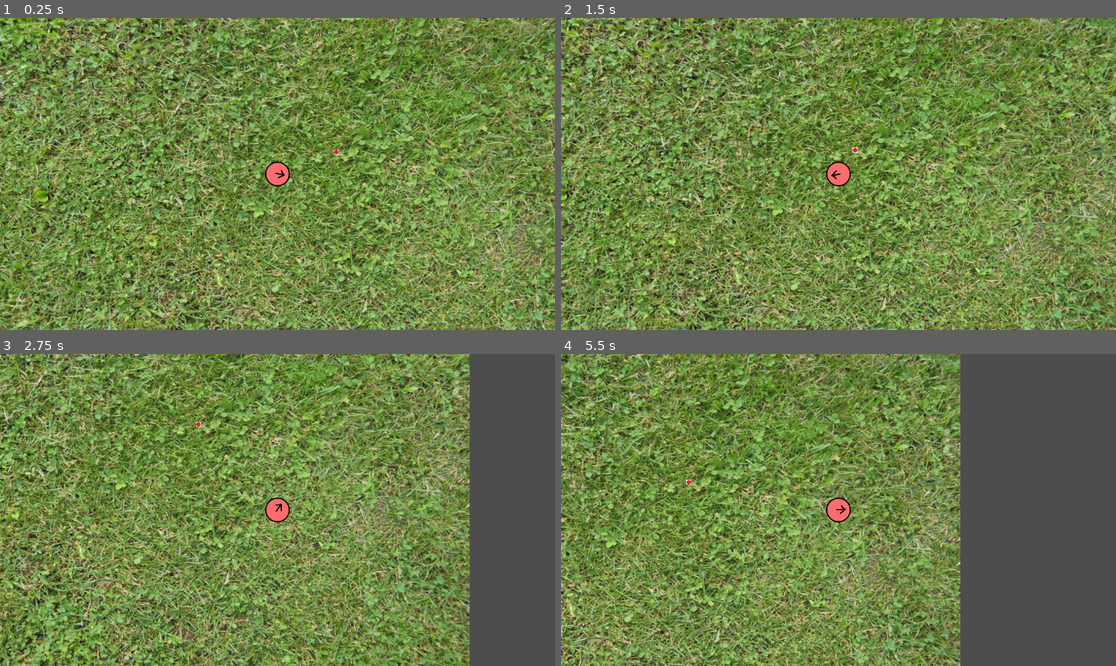
Above: before the commit, frames 1-4 (two rows, left to right).
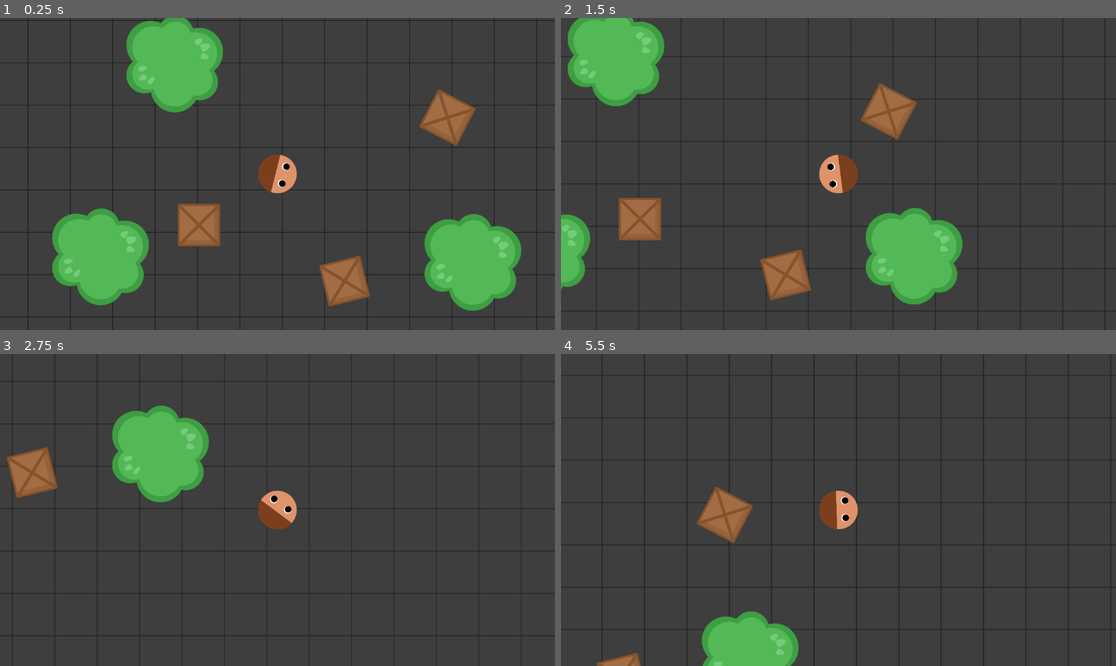
Above: after the commit, the same moments.

Repository: RafalCalinski/NapoliJuve
Game: Godot game, scene res://Scenes/main_world.tscn
Same seed, same stepped clock (60 frames per second), same inputs: the game is played once before the commit and once after it.
Inputs (mouse positions are in pixels of both pictures, inside the frame that each line leads up to):
- Up to frame 1 (0.25 s): no input
- Up to frame 2 (1.5 s): tap Enter at 0.5 s; move the mouse to (960, 158) at 0.52 s; hold D (Right) 0.53-1.28 s; click (960, 158) at 0.6 s; move the mouse to (727, 189) at 1.27 s; hold S (Down) from 1.28 s (still down); click (727, 189) at 1.35 s
- Up to frame 3 (2.75 s): move the mouse to (333, 441) at 2.02 s; release S (Down) at 2.03 s; hold D (Right) from 2.03 s (still down); click (333, 441) at 2.1 s
- Up to frame 4 (5.5 s): move the mouse to (810, 572) at 2.77 s; release D (Right) at 2.78 s; hold W (Up) 2.78-3.53 s; click (810, 572) at 2.85 s; move the mouse to (1005, 556) at 3.52 s; hold A (Left) 3.53-5.03 s; click (1005, 556) at 3.6 s; move the mouse to (672, 463) at 4.27 s; click (672, 463) at 4.35 s; move the mouse to (866, 510) at 5.02 s; hold S (Down) from 5.03 s (still down); click (866, 510) at 5.1 s

The runs differ from the first frame. In frame 1, 99% of the frame differs, in the area x 0-100%, y 0-100%; in frame 2, 99%; in frame 3, 84%; in frame 4, 72%.

Commit message:
Tymczasowe tekstury
Drzewa, siatka do tła, skrzynki i postać

Diff:
--- a/Objects/player_movement.gd
+++ b/Objects/player_movement.gd
@@ -2,9 +2,9 @@
 
 
 
-const max_speed = 500
-const acceleration = 500
-const friction = 500
+const max_speed = 1000
+const acceleration = 1500
+const friction = 1000
 
 var input = Vector2.ZERO
 
--- a/Objects/test.tscn
+++ b/Objects/test.tscn
@@ -4,13 +4,12 @@
 [ext_resource type="Texture2D" uid="uid://dk1aakryicip2" path="res://Art/character_test.png" id="1_pk05o"]
 
 [sub_resource type="CircleShape2D" id="CircleShape2D_fca8f"]
-radius = 64.0312
+radius = 100.125
 
 [node name="Player" type="CharacterBody2D"]
 script = ExtResource("1_jdupb")
 
 [node name="Sprite2D" type="Sprite2D" parent="."]
-rotation = 1.5708
 texture = ExtResource("1_pk05o")
 
 [node name="CollisionShape2D" type="CollisionShape2D" parent="."]
--- a/Scenes/main_world.tscn
+++ b/Scenes/main_world.tscn
@@ -1,20 +1,46 @@
-[gd_scene load_steps=4 format=3 uid="uid://8hldikdcwbb0"]
+[gd_scene load_steps=5 format=3 uid="uid://8hldikdcwbb0"]
 
 [ext_resource type="PackedScene" uid="uid://w1d30fdudlw2" path="res://Objects/test.tscn" id="1_h52tb"]
-[ext_resource type="Texture2D" uid="uid://bp0evku40f28d" path="res://Art/grass.jpg" id="2_l8rws"]
-[ext_resource type="PackedScene" uid="uid://b7b61pf36cuyn" path="res://Objects/bullet.tscn" id="3_hjqs2"]
+[ext_resource type="Texture2D" uid="uid://co8rq0k2r38xj" path="res://Art/tree.png" id="3_nrgiu"]
+[ext_resource type="Texture2D" uid="uid://yab5n4tyk0la" path="res://Art/grid.png" id="4_tgyam"]
+[ext_resource type="Texture2D" uid="uid://duvbnb7yype4c" path="res://Art/crate.png" id="5_lhch0"]
 
 [node name="MainWorld" type="Node2D"]
 
 [node name="RigidBody2D" parent="." instance=ExtResource("1_h52tb")]
 position = Vector2(224, 401)
 
-[node name="Grass" type="Sprite2D" parent="."]
-z_index = -1
-position = Vector2(285, 550)
-scale = Vector2(3.67111, 3.31704)
-texture = ExtResource("2_l8rws")
+[node name="Tree" type="Sprite2D" parent="."]
+position = Vector2(-694, 831)
+texture = ExtResource("3_nrgiu")
 
-[node name="Bullet" parent="." instance=ExtResource("3_hjqs2")]
-z_index = 1
-position = Vector2(529, 288)
+[node name="Tree2" type="Sprite2D" parent="."]
+position = Vector2(-309, -170)
+texture = ExtResource("3_nrgiu")
+
+[node name="Tree3" type="Sprite2D" parent="."]
+position = Vector2(1238, 860)
+texture = ExtResource("3_nrgiu")
+
+[node name="TextureRect" type="TextureRect" parent="."]
+z_index = -2
+offset_left = -8993.0
+offset_top = -5678.0
+offset_right = 10330.0
+offset_bottom = 7062.0
+texture = ExtResource("4_tgyam")
+stretch_mode = 1
+
+[node name="Crate" type="Sprite2D" parent="."]
+position = Vector2(-184, 667)
+texture = ExtResource("5_lhch0")
+
+[node name="Crate2" type="Sprite2D" parent="."]
+position = Vector2(1106, 108)
+rotation = 0.47822
+texture = ExtResource("5_lhch0")
+
+[node name="Crate3" type="Sprite2D" parent="."]
+position = Vector2(572, 957)
+rotation = -0.23911
+texture = ExtResource("5_lhch0")
Binary file changed: Art/character_test.png
Binary file added: Art/crate.png
Not shown, added: Art/crate.png.import
Binary file added: Art/grid.png
Not shown, added: Art/grid.png.import
Binary file changed: Art/tree.png
